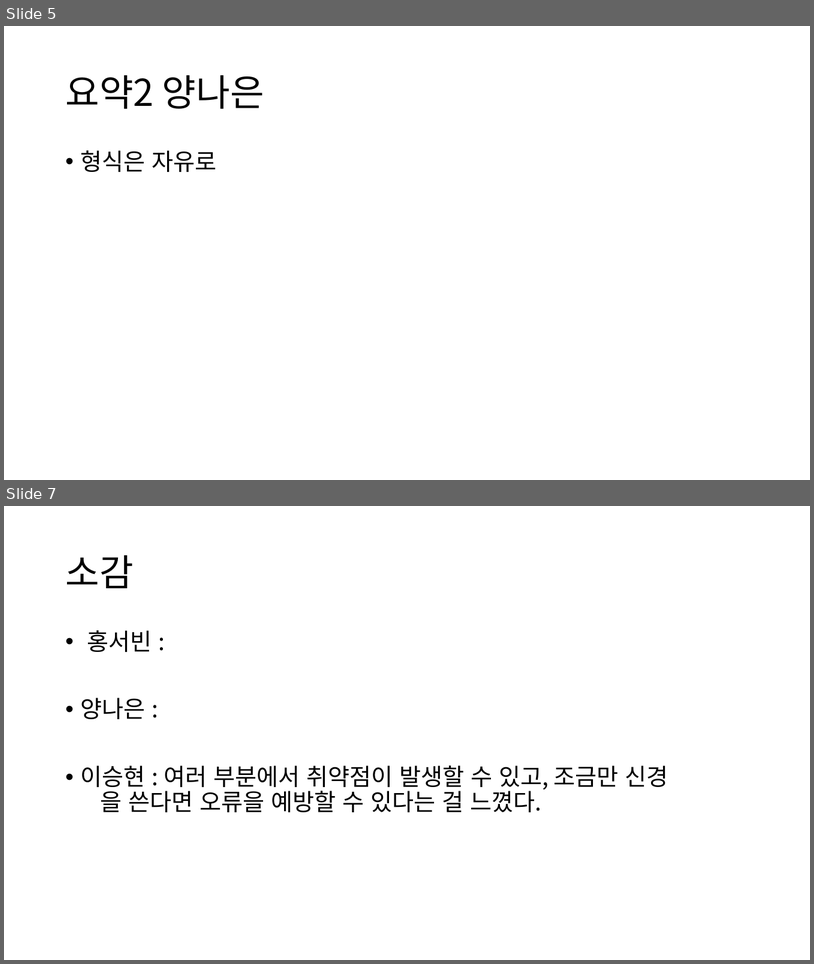
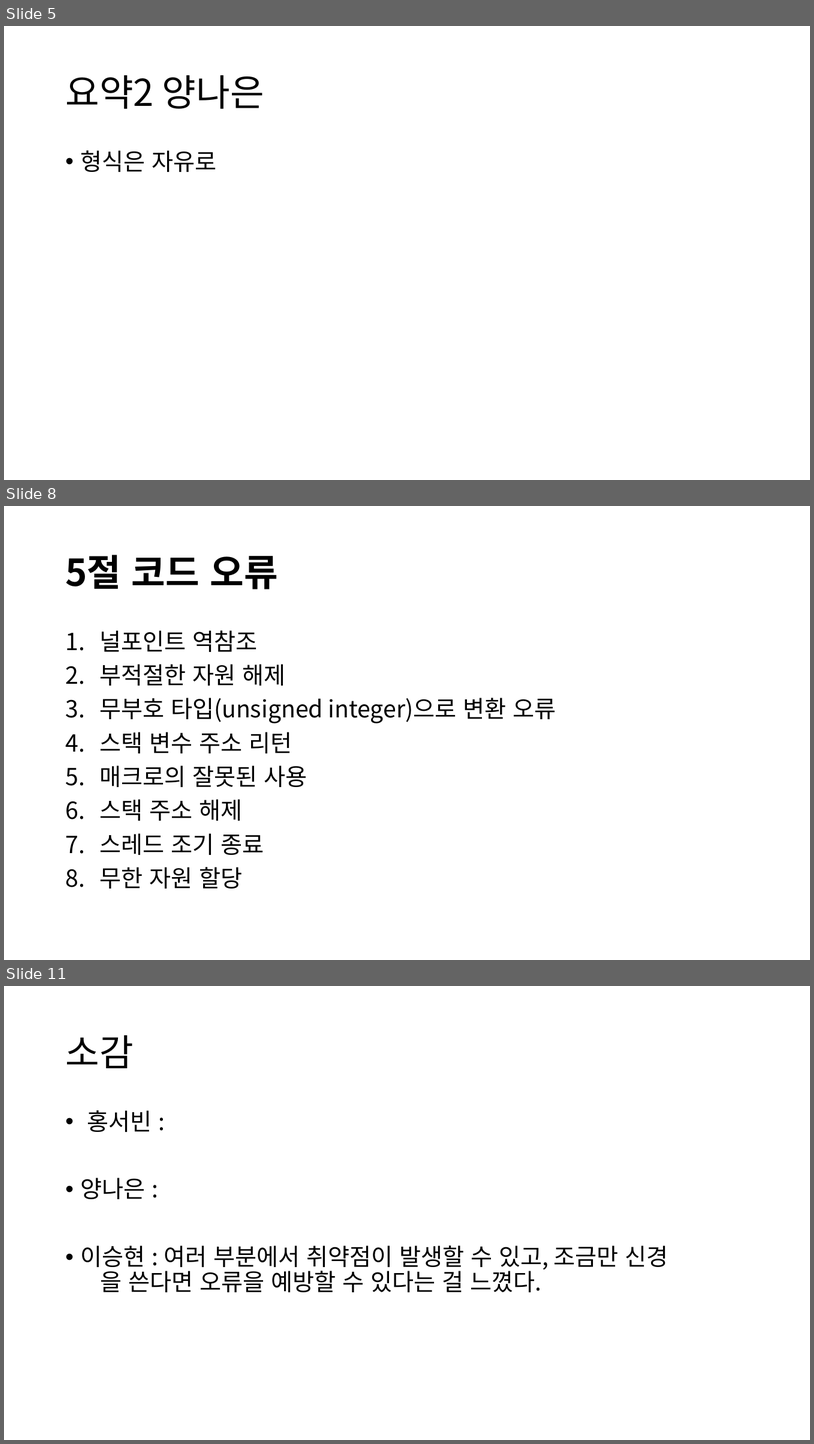
Before and after one commit to Klaxon9718/YUHAN_-security, a slide deck: 발표자료/Secure Coding 발표자료.pptx. Shown one above the other, each under a label of ours: slides 5 and 7 before the commit, slides 5, 8 and 11 after it; the slides between them are not shown. The pictures are 814x964 and 814x1444 pixels, drawn with LibreOffice and Linux fonts; fonts in the diff are those of the drawing. Boxes give left, top, right and bottom in pixels: in the first picture for what was removed or moved away, otherwise in the second. Text is boxed around its words. In the diff, an @@ line names an element or a change of style, - is before the commit and + after.

```diff
--- a/발표자료/Secure Coding 발표자료.pptx
+++ b/발표자료/Secure Coding 발표자료.pptx
@@ slide 8 added at bbox=[4, 506, 810, 960], background #FFFFFF @@
@@ title added at bbox=[65, 555, 278, 589], 44 pt, text #000000, bold @@
+5절 코드 오류
@@ text added at bbox=[99, 630, 556, 888], 28 pt, text #000000 @@
+1. 널포인트 역참조
+2. 부적절한 자원 해제
+3. 무부호 타입(unsigned integer)으로 변환 오류
+4. 스택 변수 주소 리턴
+5. 매크로의 잘못된 사용
+6. 스택 주소 해제
+7. 스레드 조기 종료
+8. 무한 자원 할당
@@ what was slide 7 is now slide 11 @@
```
Also in this commit, not shown: 4 other slides added, 1 slide removed.
